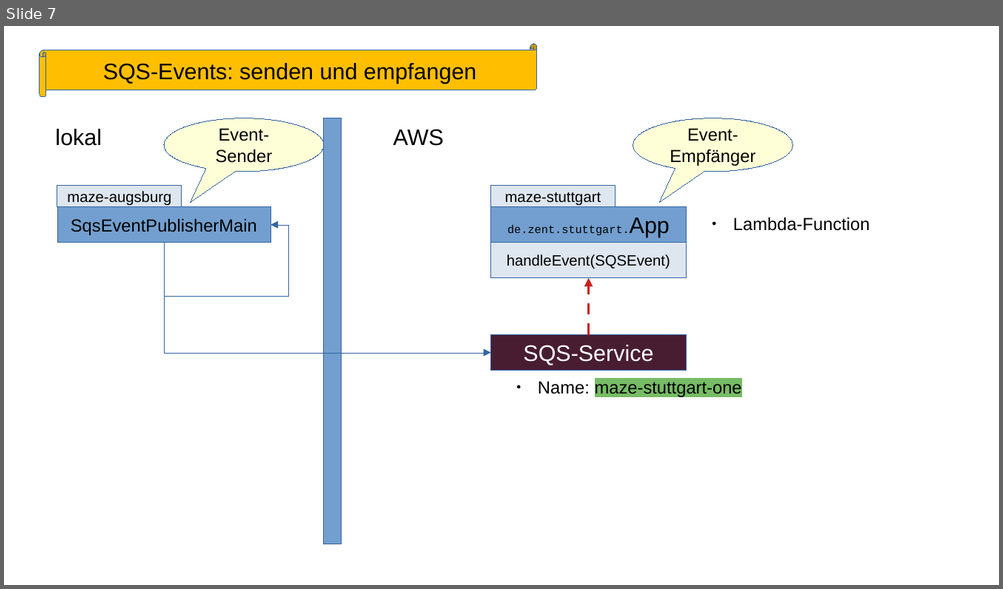
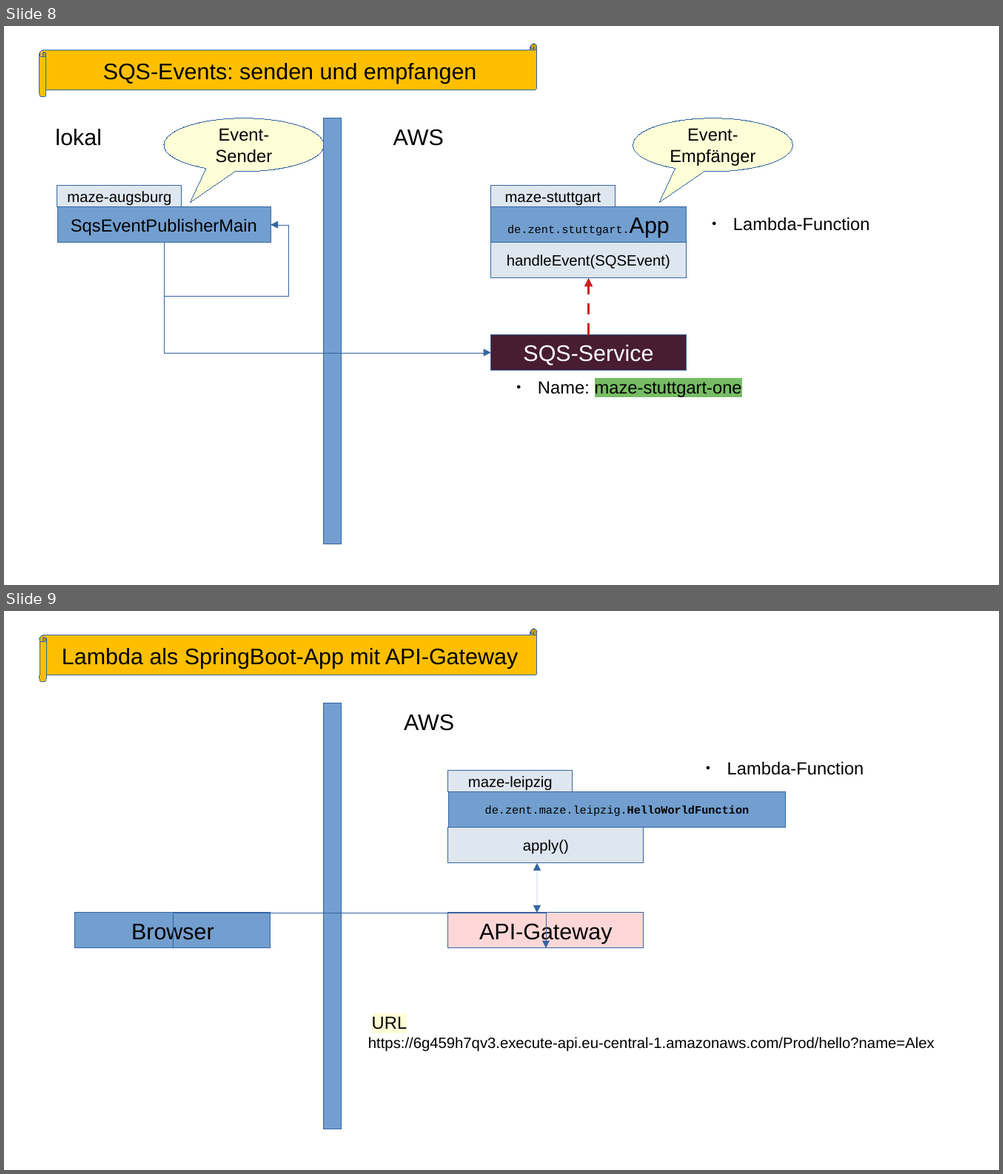
Before and after one commit to alzent/maze-augsburg, a slide deck: docs/maze-projects.odp. Shown one above the other, each under a label of ours: slide 7 before the commit, slides 8 and 9 after it. The pictures are 1003x589 and 1003x1174 pixels, drawn with LibreOffice and Linux fonts; fonts in the diff are those of the drawing. Boxes give left, top, right and bottom in pixels: in the first picture for what was removed or moved away, otherwise in the second. Text is boxed around its words. In the diff, an @@ line names an element or a change of style, - is before the commit and + after.

```diff
--- a/docs/maze-projects.odp
+++ b/docs/maze-projects.odp
@@ slide 9 added at (4, 611, 999, 1170), background #FFFFFF @@
@@ horizontal scroll added at (40, 629, 537, 682), fill #FFBF00, outline #3465A4 0 pt, 18 pt, text #000000 @@
+Lambda als SpringBoot-App mit API-Gateway
@@ rectangle added at (324, 703, 341, 1129), fill #729FCF, outline #3465A4 0 pt @@
@@ text added at (404, 714, 454, 731), 18 pt, text #000000 @@
+AWS
@@ text added at (727, 761, 864, 775), 14 pt, text #000000 @@
+● Lambda-Function
@@ rectangle added at (448, 771, 572, 792), fill #DEE6EF, outline #3465A4 0 pt, 12 pt, text #000000 @@
+maze-leipzig
@@ rectangle added at (448, 792, 785, 828), fill #729FCF, outline #3465A4 0 pt, 9 pt, text #000000 @@
+de.zent.maze.leipzig.HelloWorldFunction
@@ rectangle added at (448, 828, 644, 863), fill #DEE6EF, outline #3465A4 0 pt, 12 pt, text #000000 @@
+apply()
@@ double arrow added from (538, 914) to (538, 863), #3465A4 0 pt @@
@@ rectangle added at (75, 914, 271, 948), fill #729FCF, outline #3465A4 0 pt, 18 pt, text #000000 @@
+Browser
@@ rectangle added at (448, 914, 644, 948), fill #FFD7D7, outline #3465A4 0 pt, 18 pt, text #000000 @@
+API-Gateway
@@ elbow arrow added from (173, 948) to (546, 948), #3465A4 0 pt @@
@@ text added at (372, 1017, 407, 1030), 14 pt, text #000000 @@
+URL
@@ text added at (368, 1037, 934, 1052), 12 pt, text #000000 @@
+https://6g459h7qv3.execute-api.eu-central-1.amazonaws.com/Prod/hello?name=Alex
@@ what was slide 7 is now slide 8 @@
```
Also in this commit, not shown: 1 other slide added, 3 other files.
